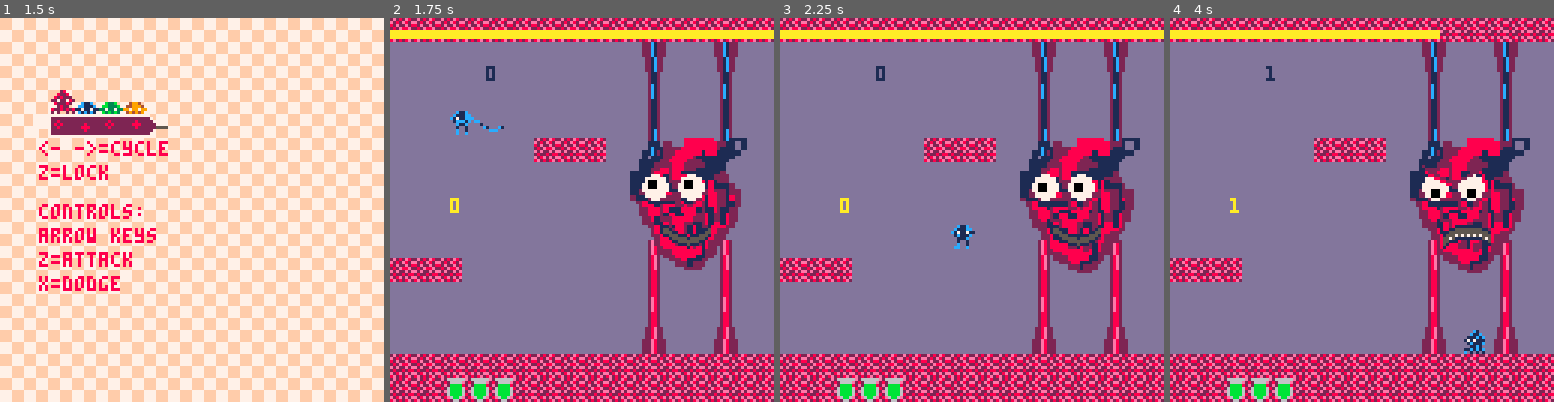
Above: before the commit, frames 1-4 (left to right).
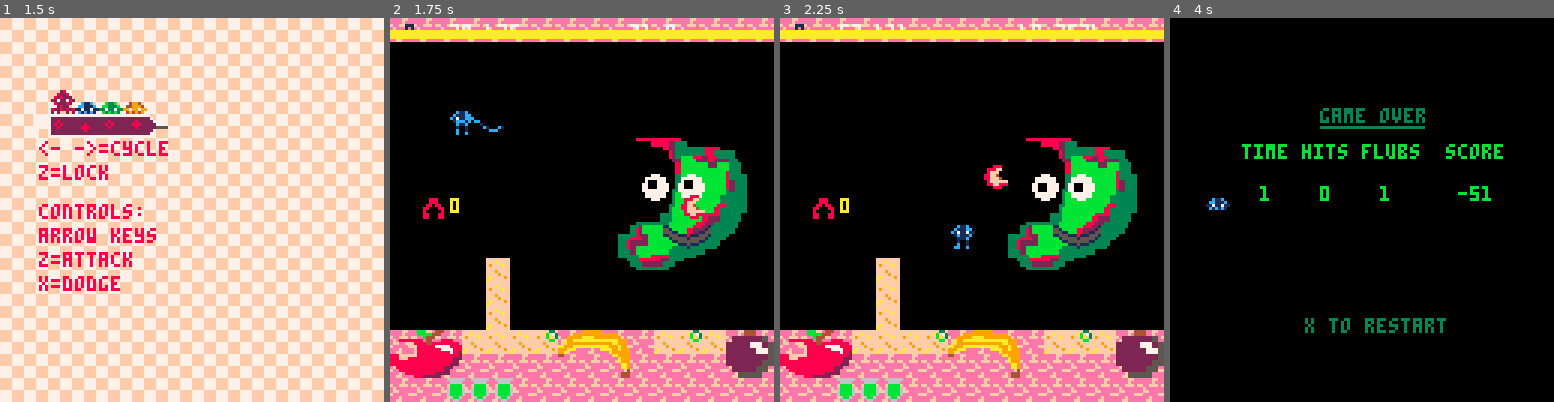
Above: after the commit, the same moments.

Repository: Von-dy/Game_Design_Final_Project
Game: PICO-8 cartridge current_build.p8
Same seed, same stepped clock (60 frames per second), same inputs: the game is played once before the commit and once after it.
Inputs:
- Up to frame 1 (1.5 s): tap X (X key) at 0.33, 1.07 s; tap O (Z key) at 0.7 s
- Up to frame 2 (1.75 s): hold Right from 1.6 s (still down); tap O (Z key) at 1.7 s
- Up to frame 3 (2.25 s): tap X (X key) at 1.85 s; release Right at 2.1 s; tap O (Z key) at 2.1 s; hold Up from 2.15 s (still down)
- Up to frame 4 (4 s): release Up at 2.42 s; hold Right 2.47-3.03 s; tap O (Z key) every 0.4 s from 2.5 to 3.7 s; tap X (X key) at 2.97 s; hold Left 3.08-3.58 s; hold Down 3.63-3.97 s

Frame 1 is identical in both runs. In frame 2, 92% of the frame differs, in the area x 0-100%, y 0-100%; in frame 3, 92%; in frame 4, 100%.

Commit message:
Some lung progress
Added boss hurtboxes/health bar

Diff:
--- a/current_build.p8
+++ b/current_build.p8
@@ -84,7 +84,12 @@
 
 function lungs()
  boss.ct=time()
- lbx,lby,boss.name,boss.state,boss.hp,boss.id=0,128,"lungs",0,100,3
+ boss.hboxes= {}
+ lhb,rhb,mhb=makehitbox(30,40,28,56),makehitbox(69,40,28,56),makehitbox(56,8,16,65)
+ add(boss.hboxes,lhb)
+ add(boss.hboxes,rhb)
+ add(boss.hboxes,mhb)
+ lbx,lby,boss.name,boss.state,boss.phase,boss.hp,boss.id=0,128,"lungs",0,0,100,3
 end
 
 --makes the valves for the heart boss
@@ -246,6 +251,13 @@
  if boss.id==1 then
   boss.state=s
  end
+end
+
+--lungs logic
+function lungs_logic(s)
+ timer=time()-boss.ct
+ t=players[1]
+
 end
 
 function wave()
@@ -800,6 +812,17 @@
 	 end
 	 if fget(mget(player.x/8,player.y/8),4) then player.hp-=1 end
 	end
+ --lungs interaction
+ if id==3 then
+  for hb in all(boss.hboxes) do
+   local hbp=player.hitbox
+   if hbp.x and hcollide(hbp.x,hbp.w,hbp.y,hbp.h,hb.x,hb.w,hb.y,hb.h) then
+    player.a=2
+    boss.hp-=1
+    player.scores[boss.id].hitsgiven+=1
+   end
+  end
+ end
 end
 
 
@@ -829,6 +852,9 @@
  end
  if boss.id==2 then
   stomach_logic(s)
+ end
+ if boss.id==3 then
+  lungs_logic(s)
  end
  --if phase change
  if s~=boss.state then music_player(boss,boss.state) end
@@ -910,7 +936,7 @@
    else p.x=-20 end
   end
   --determine what boss you are fighting
-  if boss.id==0 then make_boss(1) end
+  if boss.id==0 then make_boss(2) end
   --fighting heart boss
   boss_logic(boss.id)
   update_timers()
@@ -1102,7 +1128,10 @@
 end
 
 function draw_players()
- print(players[1].scores[boss.id].timer,32,16)
+ --debug stuff
+ print(players[1].scores[boss.id].timer,5,2)
+ print(players[1].x,20,2,7)
+ print(players[1].y,80,2)
  for p in all(players) do
   local p_cc=p.curr_choice
   local p_hb=p.hitbox
@@ -1146,7 +1175,7 @@
   rectfill(0,4,(hpleft/40)*128,6,10)
  --end heart boss drawing
  end
-
+ --stomach boss
  if id==2 then
   rectfill(0,4,(9-boss.hit)/9*128,6,10)
  end
@@ -1158,6 +1187,10 @@
     spr(32,tempx+h*8,120)
    end
   end
+ end
+ --lung boss
+ if id==3 then
+  rectfill(0,4,(boss.hp/10)/9*128,6,10)
  end
  print(boss.state,20,60)
 end
@@ -1208,6 +1241,10 @@
  --right lung
  sspr(82, 66, 13, 28, 71, 40, 26, 56)
  draw_eyes(0, 48, 56, 6, 31, 14, 8)
+ --show hurtboxes (debug)
+ for hb in all(boss.hboxes) do
+  rect(hb.x,hb.y,hb.x+hb.w,hb.y+hb.h)
+ end
 end
 
 --mood, eye_x, eye_y, eye_r, distance, primary color, secondary color
